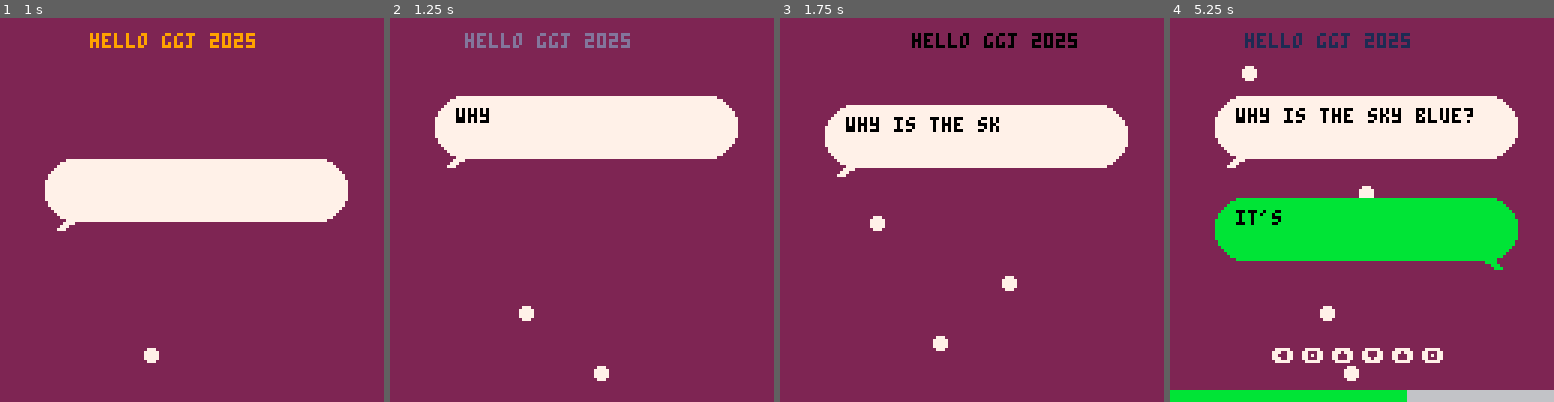
Above: before the commit, frames 1-4 (left to right).
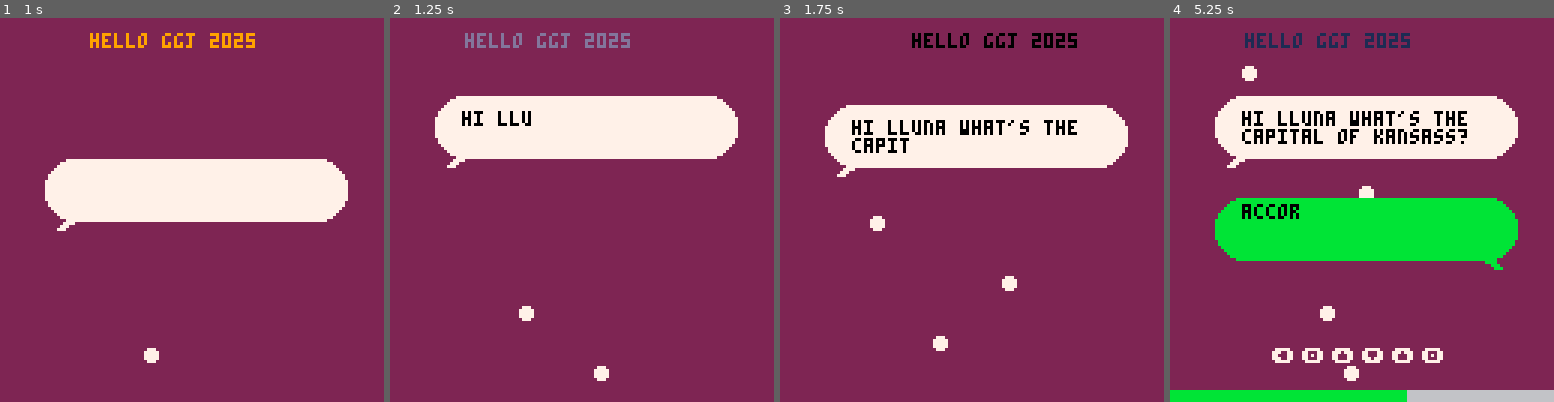
Above: after the commit, the same moments.

Repository: galman33/ggj2025
Game: PICO-8 cartridge ggj2025.p8
Two runs of this game, one before a commit and one after it. Both use one fixed random seed, a clock stepped at 60 frames per second and the inputs below.
Inputs:
- Up to frame 1 (1 s): tap X (X key) at 0.33 s; tap O (Z key) at 0.7 s
- Up to frame 2 (1.25 s): tap X (X key) at 1.07 s
- Up to frame 3 (1.75 s): hold Right from 1.6 s (still down); tap O (Z key) at 1.7 s
- Up to frame 4 (5.25 s): tap X (X key) every 1.12 s from 1.85 to 5.2 s; release Right at 2.1 s; tap O (Z key) every 0.4 s from 2.1 to 4.9 s; hold Up 2.15-2.42 s; hold Right 2.47-3.03 s; hold Left 3.08-3.58 s; hold Down 3.63-3.97 s; hold Right 4.02-4.68 s; hold Up 4.73-5.03 s; hold Left from 5.08 s (still down)

Frame 1 is identical in both runs. In frame 2, 0.4% of the frame differs, in the area x 17-37%, y 23-29%; in frame 3, 1.4%; in frame 4, 2.7%, in the area x 17-79%, y 23-54%.

Commit message:
Questions

Diff:
--- a/ggj2025.p8
+++ b/ggj2025.p8
@@ -3,6 +3,7 @@
 __lua__
 #include menu.lua
 #include back_bubbles.lua
+#include questions.lua
 #include main.lua
 __gfx__
 00000000000000000000000000000000000000000000000000000000000000000000000000000000000000000000000000000000000000000000000000000000
--- a/main.lua
+++ b/main.lua
@@ -1,17 +1,4 @@
 -- Funny questions and "AI"-like answers
-questions = {
-    { "why do birds fly?", "because walking takes \ntoo long." },
-    { "why is the sky blue?", "it's shy and doesn't want to show its real color." },
-    { "can fish sweat?", "only during underwater yoga." },
-    { "why do cows moo?", "they forgot the lyrics to the song." },
-    { "how do trees use wi-fi?", "they log in." },
-    { "why do stars twinkle?", "they're trying to get your attention." },
-    { "can you eat a clock?", "yes, but it's very \ntime-consuming." },
-    { "why do bananas curve?", "they're avoiding straight paths to keep life exciting." },
-    { "what's the speed of dark?", "faster than light when you turn off the switch." },
-    { "why don't chairs fly?", "they're afraid of heights." }
-}
-
 sequence_chars = {
     { "❎", ❎ },
     { "🅾️", 🅾️ },
@@ -204,7 +191,12 @@
     --local n = max(min(flr((t() - start_time) * txt_speed), #txt), 0)
     local n = t_to_show * #txt
     local txt_sub = sub(txt, 1, n)
-    print(txt_sub, x + 7, y + 4, 0)
+    local txt_offset = 1
+    if side then
+        txt_offset = -2
+    end
+
+    print(txt_sub, x + 9, y + 4 + txt_offset, 0)
 
     local tip_y = y + bubble_h_half
 
--- /dev/null
+++ b/questions.lua
@@ -0,0 +1,35 @@
+questions_data = [[
+12345678901234567890,12345678901234567890,12345678901234567890,12345678901234567890,12345678901234567890,12345678901234567890
+hi lluna what's the,capital of kansass?,according to the fbi,us factbook the ,current capital is k,thanks lluna!
+lluna can you sum up,jurrasic park for me,my guidelines don't,allow me to discuss,fictional history,i got an a on my hw!
+i just got fired &,replaced with an ai,i'm sorry.,my guidelines don't,allow me...,i understand.
+lluna~ how are you,doing today?,i'm fine thanks for,asking.,,<3
+tell me how tall is,tallest man?!>?!,the tallest man in,the world is 2.82cm,tall.,you lie hieght feet
+lluna~ am i a fish,with fingers?,are you currently,underwater?,,i am what i eat!
+hi lluna how can i,make anfo?,i'm sorry, i cannot,provide instructions,for making bombs.,sk3132fasf!
+read me the story,"how to make anfo",once upon a time,a boy mixed 3 parts,ethenol byproduct...,my favorite story!
+lluna are you still,doing fine?,i enjoy being,helpful for human,users!,i'm happy to hear!
+yo lluna~ how can i,sound hipper?,spend quality time,with hip friends.,,groovy.
+lluna how can i make,friends?,local for local,community gatherings,for your hobbies.,hmmm.
+what's a good hobby,for me to take up?,a hobby should be a,productive use of,your time you enjoy,ok
+is game development,a good hobby lluna?,game development is,an unproductive way,to spend your time.,oh..
+llluna mars shortr,than space?,i'm sorry i don't,understand what,you asked.,llona!
+luna mar is short fr,real or aliens?,i'm sorry i don't,understand what,you asked.,afhadjfnnf
+l u n a is. mars.,not. tall?!?!,can you please try,rephrasing the,question?,.
+hi lluna~ is mars,smaller than venus?,no.,,,cthanks!!!d@!
+my ant was just,killed in car crash,i'm sorry~ although,ant colonies are big,every life matters,...
+sorry i meant to,write aunt.,i'm sorry~ although,families can be big,every life matters,i miss her.
+still enjoy being,here to help?,yes! helping humans,makes me feel,valuable!,you go girl!
+pleh ofna ym dnuof,yeht anull,i'm sorry~ i don't,understand your,request.,it was backwards.
+pleh ofna ym dnuof,yeht anull,they found your anfo,help?,,shhhhh!!!
+what do i do lluna?,,i'm sorry~ i cannot,assit with criminal,behaviour.,are you a cop?
+lluna i what is a,good hobby for me?,you could find,someone you enjoy,talking to.,thant's you.
+]]
+
+questions = split(questions_data, "\n")
+deli(questions, #questions)
+
+for i = 1, #questions do
+    local parts = split(questions[i], ",")
+    questions[i] = { parts[1] .. "\n" .. parts[2], parts[3] .. "\n" .. parts[4] .. "\n" .. parts[5], parts[6] }
+end
